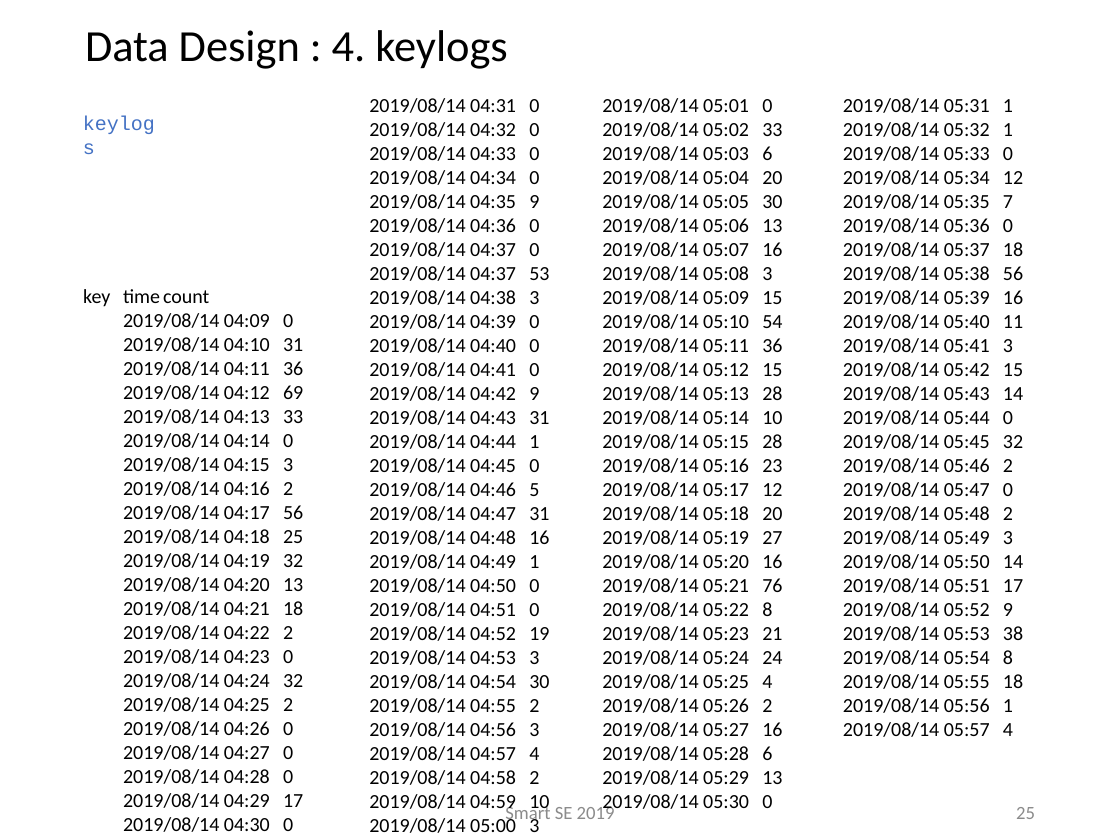
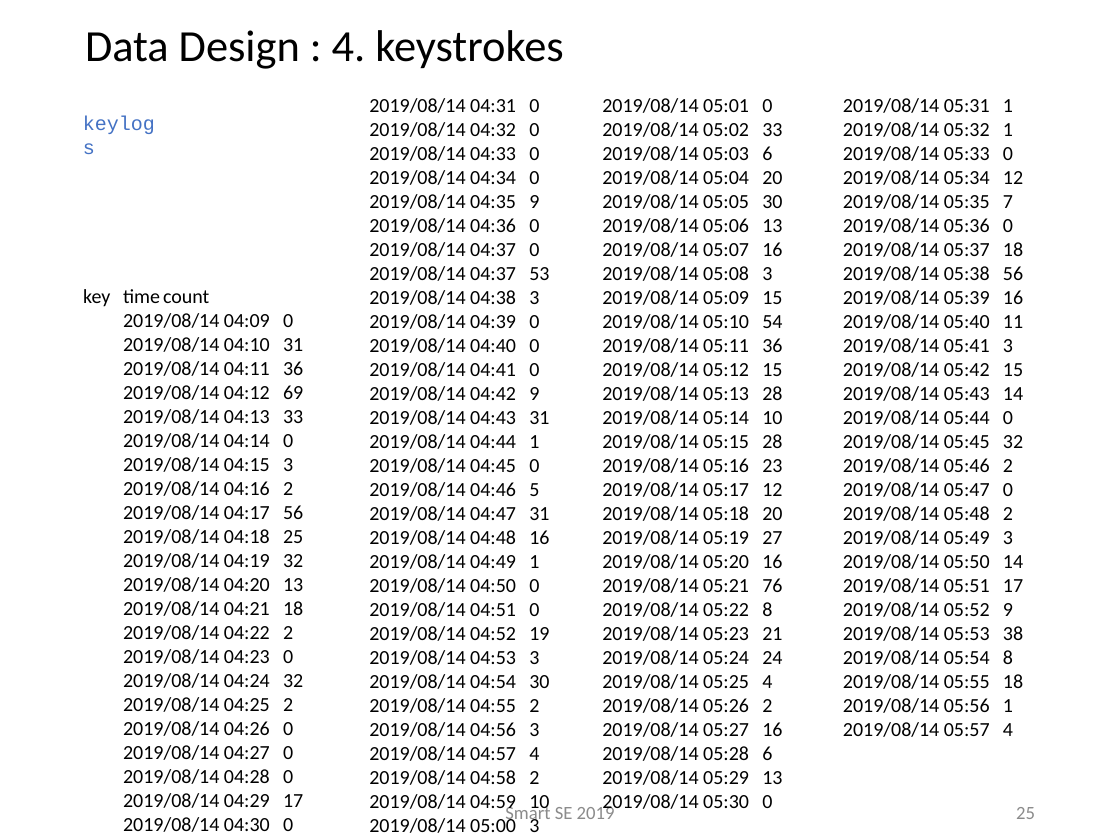
Before and after one commit to sakai-memoru/smartse19, a slide deck: slide 25 of _project_docs/SSE19_SPP.pptx. Drawn at 1120x840 pixels with LibreOffice and Linux fonts; fonts in the diff are those of the drawing; background and template pictures are left out. Boxes give left, top, right and bottom in pixels: in the first picture for what was removed or moved away, otherwise in the second. Text is boxed around its words. In the diff, an @@ line names an element or a change of style, - is before the commit and + after.

```diff
--- a/_project_docs/SSE19_SPP.pptx
+++ b/_project_docs/SSE19_SPP.pptx
@@ title at (x1=85, y1=30, x2=563, y2=69): text changed @@
-Data Design : 4. keylogs
+Data Design : 4. keystrokes
```
Also in this commit, not shown: 2 other slides changed, 1 slide added, 10 other files.
